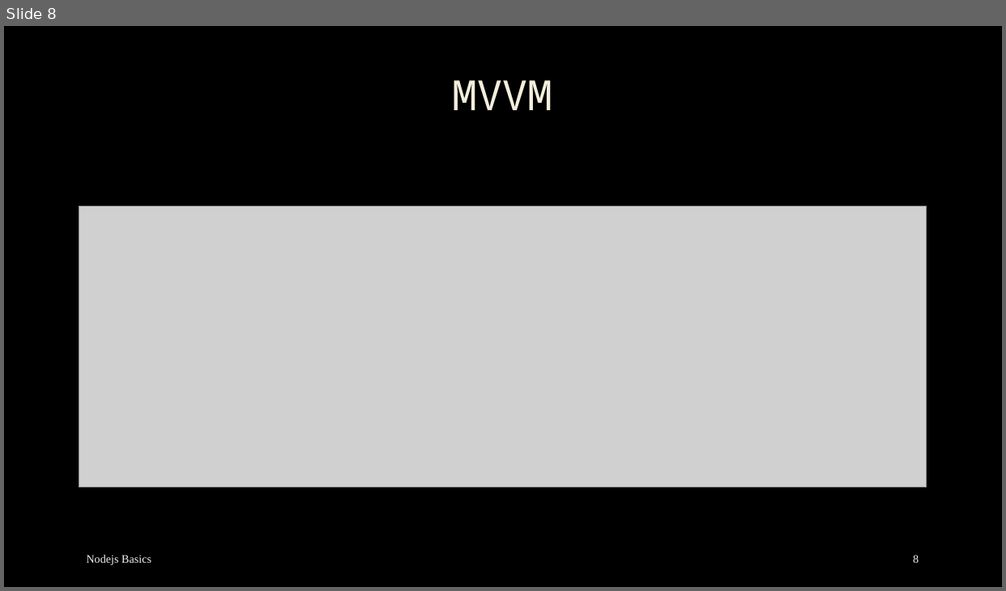
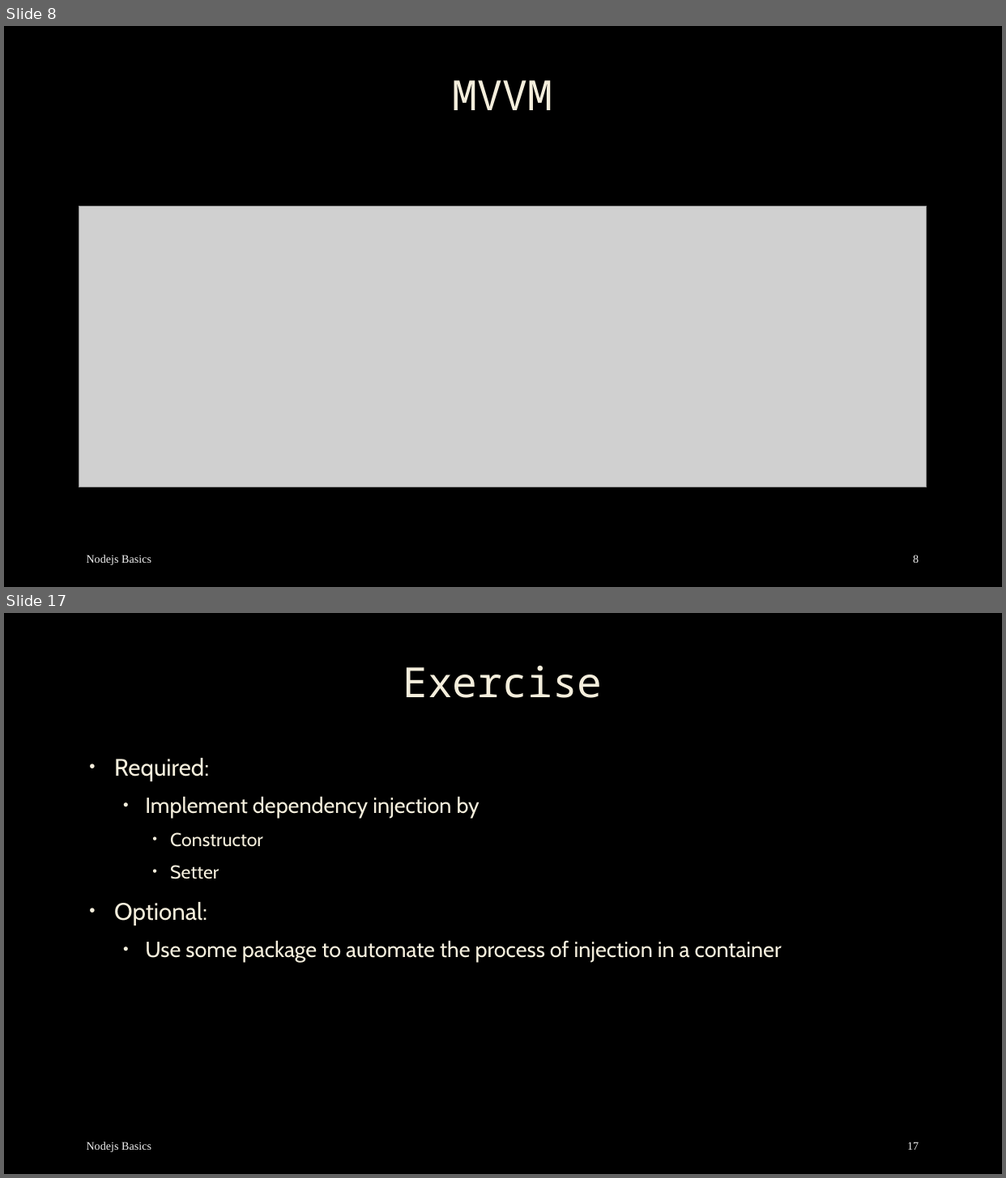
Before and after one commit to mostafa8026/nestjs-course, a slide deck: dp/dp-02.pptx. Shown one above the other, each under a label of ours: slide 8 before the commit, slides 8 and 17 after it; the slides between them are not shown. The pictures are 1006x591 and 1006x1178 pixels, drawn with LibreOffice and Linux fonts; fonts in the diff are those of the drawing; grey boxes stand for pictures; background and template pictures are left out. Boxes give left, top, right and bottom in pixels: in the first picture for what was removed or moved away, otherwise in the second. Text is boxed around its words. In the diff, an @@ line names an element or a change of style, - is before the commit and + after.

```diff
--- a/dp/dp-02.pptx
+++ b/dp/dp-02.pptx
@@ slide 17 added at [4, 613, 1002, 1174], background picture (left out) @@
@@ title added at [403, 666, 602, 698], 40 pt, text #F4EEDC @@
+Exercise
@@ text added at [114, 758, 782, 962], 21 pt, text #F4EEDC @@
+• Required:
+  • Implement dependency injection by
+    • Constructor
+    • Setter
+• Optional:
+  • Use some package to automate the process of injection in a container
@@ text added at [87, 1142, 151, 1152], 11 pt, text #F2F2F2 @@
+Nodejs Basics
@@ page number added at [907, 1142, 918, 1150], 11 pt, text #F2F2F2 @@
+17
```
Also in this commit, not shown: 2 slides changed, 7 other slides added, 1 slide removed, 8 other files.
